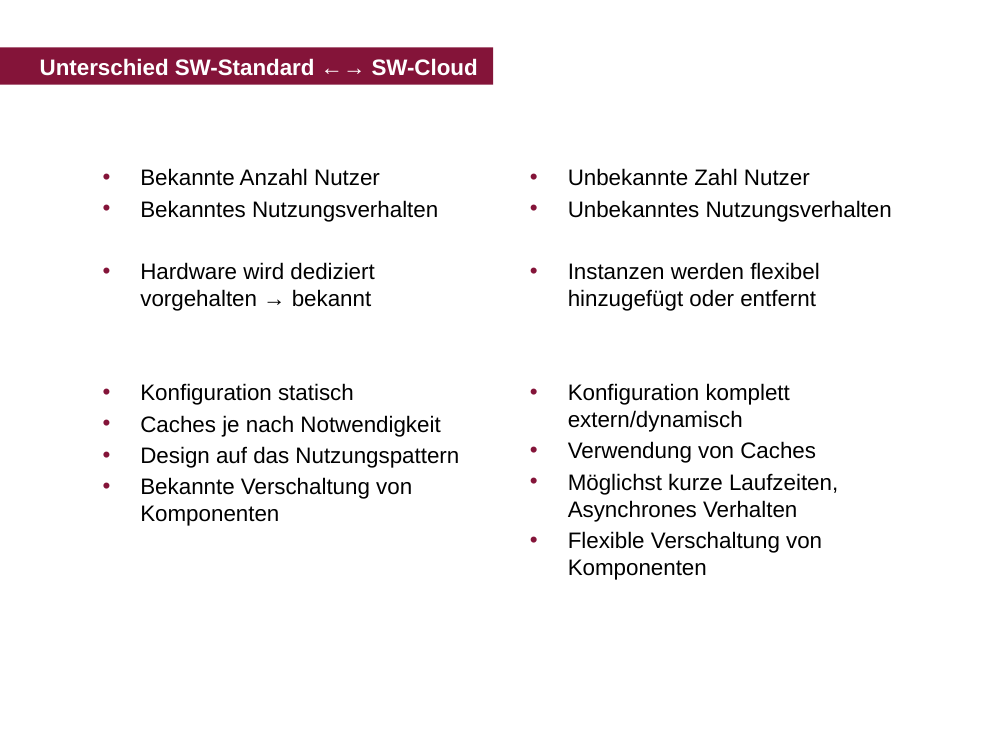
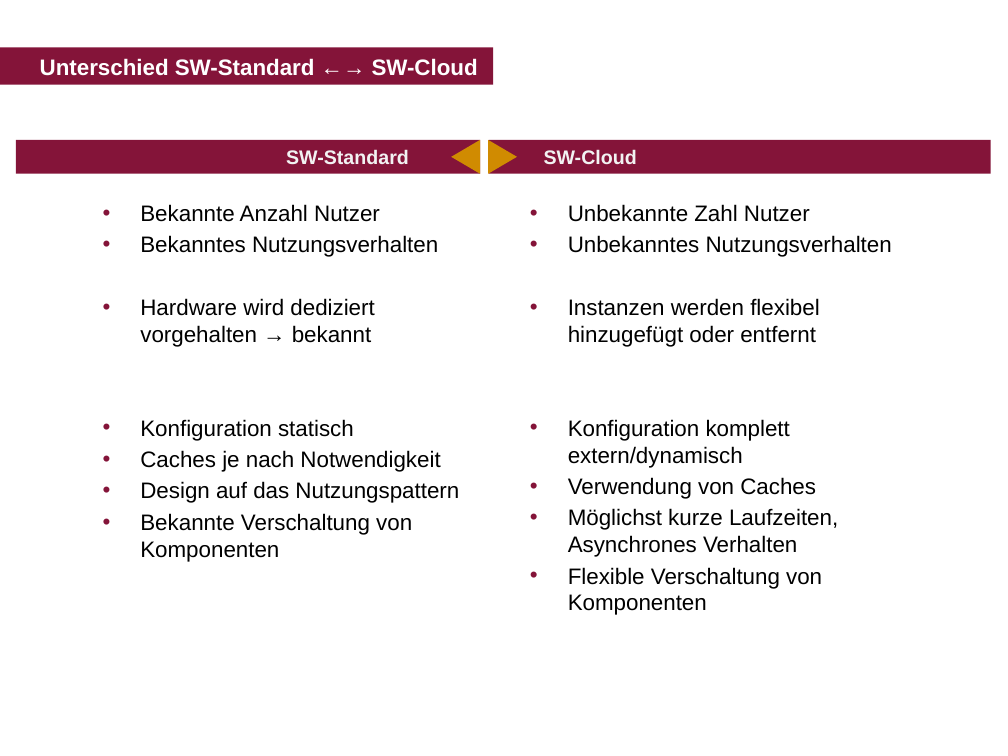
Before and after one commit to axelirriger/Informatiktage2013, a slide deck: slide 9 of 01 Übersicht Cloud Computing.pptx (slide 7 before the commit). Drawn at 1008x756 pixels with LibreOffice and Linux fonts; fonts in the diff are those of the drawing; background and template pictures are left out. Boxes give left, top, right and bottom in pixels: in the first picture for what was removed or moved away, otherwise in the second. Text is boxed around its words. In the diff, an @@ line names an element or a change of style, - is before the commit and + after.

```diff
--- a/01 Übersicht Cloud Computing.pptx
+++ b/01 Übersicht Cloud Computing.pptx
@@ rectangle added at (16,140,481,174), fill #841439, 14 pt, text #F2F2F2, bold @@
+SW-Standard … …
@@ triangle added at (451,140,480,174), fill #D08B01 @@
@@ triangle added at (488,140,518,174), fill #D08B01 @@
@@ rectangle added at (489,140,991,174), fill #841439, 14 pt, text #F2F2F2, bold @@
+… …SW-Cloud
@@ text "Bekannte Anzahl Nutzer": place and size @@
-text "Bekannte Anzahl Nutzer" at (140,168,459,526)
+text "Bekannte Anzahl Nutzer" at (140,204,459,562)
@@ text "Unbekannte Zahl Nutzer": place and size @@
-text "Unbekannte Zahl Nutzer" at (568,168,892,580)
+text "Unbekannte Zahl Nutzer" at (568,204,892,615)
```
Also in this commit, not shown: 6 other slides changed, 2 slides added.
